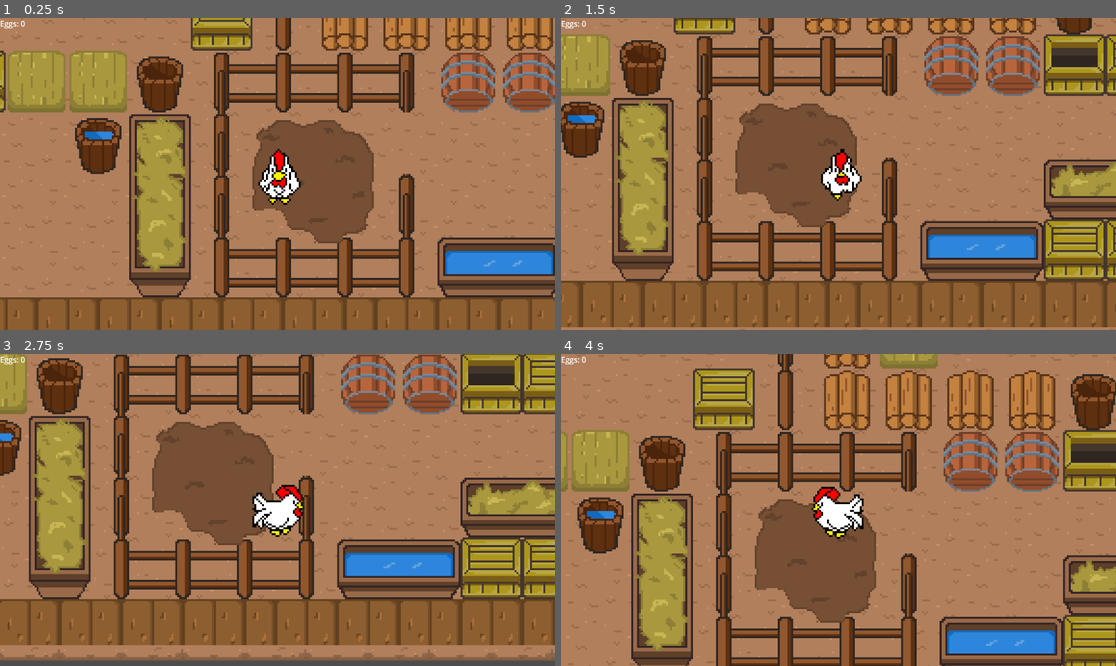
Above: before the commit, frames 1-4 (two rows, left to right).
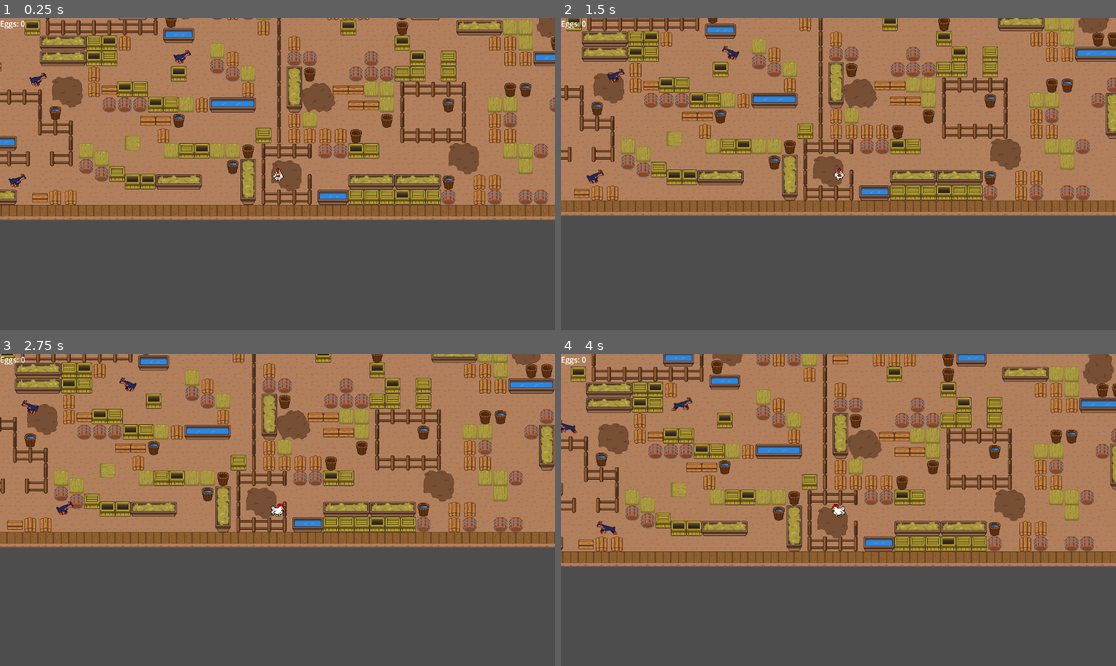
Above: after the commit, the same moments.

Repository: ayaolitoquit/Apex
Game: Godot game, scene res://scenes/game.tscn
Same seed, same stepped clock (60 frames per second), same inputs: the game is played once before the commit and once after it.
Inputs:
- Up to frame 1 (0.25 s): no input
- Up to frame 2 (1.5 s): hold D (move_right) 0.53-1.28 s; hold S (move_down) from 1.28 s (still down)
- Up to frame 3 (2.75 s): release S (move_down) at 2.03 s; hold D (move_right) from 2.03 s (still down)
- Up to frame 4 (4 s): release D (move_right) at 2.78 s; hold W (move_up) 2.78-3.53 s; hold A (move_left) from 3.53 s (still down)

The runs differ from the first frame. In frame 1, 76% of the frame differs, in the area x 0-100%, y 0-100%; in frame 2, 79%; in frame 3, 78%; in frame 4, 77%.

Commit message:
WheelBuff
buffbuffbuff

Diff:
--- a/Scripts/RandomBuffNerf.gd
+++ b/Scripts/RandomBuffNerf.gd
@@ -1,16 +1 @@
 extends Node2D
-
-var rng = RandomNumberGenerator.new()
-var array = ["+50","-20", "Better luck next time"]
-
-func _ready():
-	rng.seed = 10
-
-func _on_egg_3_body_entered(body):
-	print(rng.randi_range(1,3))
-
-func _on_egg_2_body_entered(body):
-	print(rng.randi_range(1,3))
-
-func _on_egg_body_entered(body):
-	print(rng.randi_range(1,3))
--- /dev/null
+++ b/Scripts/global.gd
@@ -0,0 +1,3 @@
+extends Node
+
+var max_speed = 150
--- a/Scripts/killzone.gd
+++ b/Scripts/killzone.gd
@@ -7,5 +7,6 @@
 	timer.start()
 
 
+
 func _on_timer_timeout():
 	get_tree().reload_current_scene()
--- /dev/null
+++ b/Scripts/wheel_buff.gd
@@ -0,0 +1,16 @@
+extends CanvasLayer
+
+var wheelbuff = 0
+
+# Called when the node enters the scene tree for the first time.
+func _ready():
+	$WheelBuff.text = "wheelbuff: " + str(wheelbuff)
+	# Connect the signal from Area2D
+
+# Called every frame. 'delta' is the elapsed time since the previous frame.
+func _process(delta):
+	pass
+
+# Signal handler for when an egg is entered
+func _on_egg_entered(value):
+	print("Egg value:", value)
--- a/project.godot
+++ b/project.godot
@@ -14,6 +14,10 @@
 run/main_scene="res://scenes/game.tscn"
 config/features=PackedStringArray("4.2", "Mobile")
 config/icon="res://icon.svg"
+
+[autoload]
+
+Global="*res://Scripts/global.gd"
 
 [input]
 
--- a/scenes/Egg.tscn
+++ b/scenes/Egg.tscn
@@ -7,14 +7,33 @@
 [sub_resource type="GDScript" id="GDScript_pi8ge"]
 script/source = "extends Area2D
 
-
+var rng = RandomNumberGenerator.new()
+var array = [\"+50\",\"-20\", \"Better luck next time\"]
+var buff = rng.randi_range (0, 2)
 # Called when the node enters the scene tree for the first time.
-
 
 func _on_body_entered(body):
 	pass # Replace with function body.
 	print (\"I got an egg\")
+	print(buff)
 	queue_free()
+	powerUp()
+
+func powerUp():
+	if buff == 0:
+		Global.max_speed += 50
+	elif buff == 1:
+		Global.max_speed -= 20
+	else:
+		Global.max_speed = 150
+	print (Global.max_speed)
+
+
+
+
+
+
+
 "
 
 [sub_resource type="AtlasTexture" id="AtlasTexture_l1jca"]
--- a/scenes/player.gd
+++ b/scenes/player.gd
@@ -1,8 +1,10 @@
 extends CharacterBody2D
 
-var max_speed = 150
+var max_speed = Global.max_speed
 const accel = 1000
 @onready var animations = $AnimatedSprite2D
+var is_alive = true
+
 
 var input = Vector2.ZERO
 
@@ -46,3 +48,7 @@
 
 func _on_mud_body_exited(body):
 	max_speed = 150 # Replace with function body.
+
+func die():
+	is_alive = false
+	$AnimatedSprite2D.play("dead")
--- a/scenes/player.tscn
+++ b/scenes/player.tscn
@@ -1,7 +1,12 @@
-[gd_scene load_steps=31 format=3 uid="uid://dghqpekn15ynf"]
+[gd_scene load_steps=33 format=3 uid="uid://dghqpekn15ynf"]
 
 [ext_resource type="Script" path="res://scenes/player.gd" id="1_eid4o"]
 [ext_resource type="Texture2D" uid="uid://bvw01g05y71gk" path="res://assets/manok-pngformat2.png" id="2_d0rqv"]
+[ext_resource type="Texture2D" uid="uid://3k0nkekulk3t" path="res://assets/DeadManok.png" id="2_j0bbh"]
+
+[sub_resource type="AtlasTexture" id="AtlasTexture_f6p4b"]
+atlas = ExtResource("2_j0bbh")
+region = Rect2(0, 0, 32, 32)
 
 [sub_resource type="AtlasTexture" id="AtlasTexture_at5l6"]
 atlas = ExtResource("2_d0rqv")
@@ -109,6 +114,14 @@
 
 [sub_resource type="SpriteFrames" id="SpriteFrames_ugpwl"]
 animations = [{
+"frames": [{
+"duration": 1.0,
+"texture": SubResource("AtlasTexture_f6p4b")
+}],
+"loop": true,
+"name": &"Dead",
+"speed": 5.0
+}, {
 "frames": [{
 "duration": 1.0,
 "texture": SubResource("AtlasTexture_at5l6")
@@ -233,7 +246,7 @@
 
 [node name="AnimatedSprite2D" type="AnimatedSprite2D" parent="."]
 sprite_frames = SubResource("SpriteFrames_ugpwl")
-animation = &"walk_up"
+animation = &"Dead"
 
 [node name="CollisionShape2D" type="CollisionShape2D" parent="."]
 position = Vector2(1, 4)
@@ -242,4 +255,5 @@
 
 [node name="Camera2D" type="Camera2D" parent="."]
 visibility_layer = 2
-zoom = Vector2(4, 4)
+
+[connection signal="animation_changed" from="AnimatedSprite2D" to="." method="_on_animated_sprite_2d_animation_changed"]
--- /dev/null
+++ b/scenes/wheel_buff.tscn
@@ -0,0 +1,13 @@
+[gd_scene load_steps=2 format=3 uid="uid://bcum3c45tx2d7"]
+
+[ext_resource type="Script" path="res://Scripts/wheel_buff.gd" id="1_vhkt1"]
+
+[node name="WheelBuff" type="CanvasLayer"]
+script = ExtResource("1_vhkt1")
+
+[node name="WheelBuff" type="Label" parent="."]
+offset_left = 2.0
+offset_top = 40.0
+offset_right = 42.0
+offset_bottom = 63.0
+text = "Wheel Buff: "
Binary file added: assets/DeadManok.png
Not shown, added: assets/DeadManok.png.import
Not shown: 1 places in scenes/dog_1.tscn that only renumber resources
